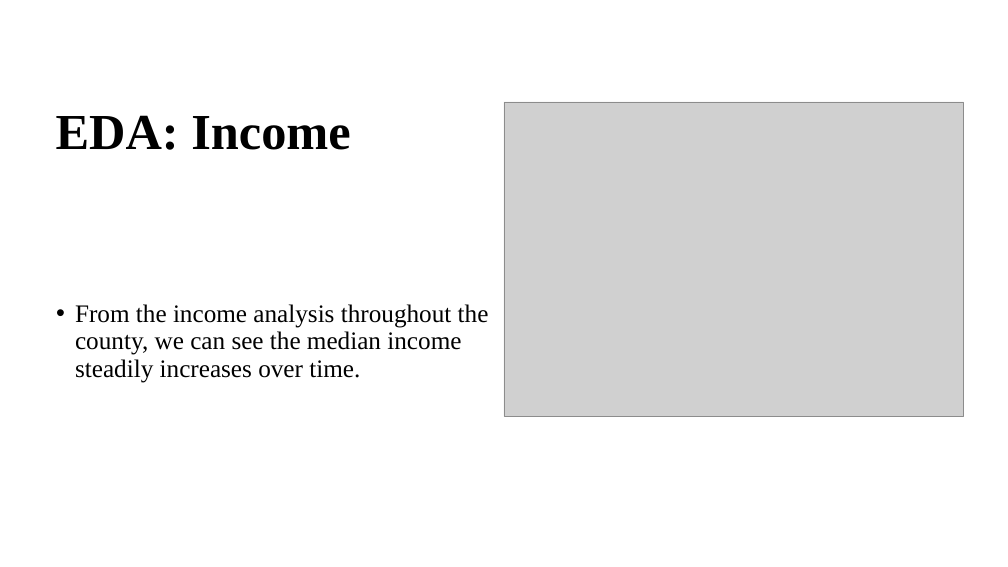
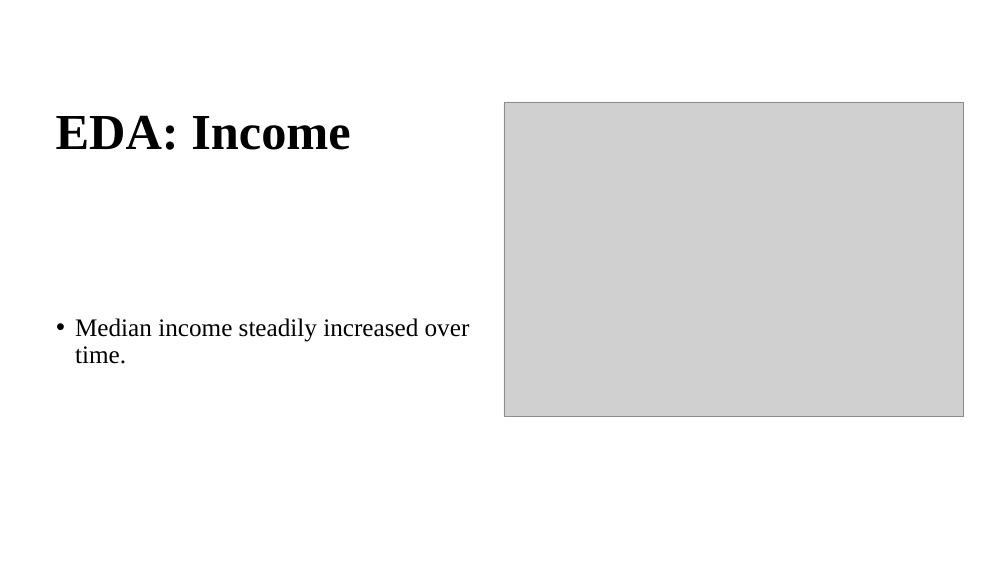
Before and after one commit to mirahmed07/DS_Masters_SPU, a slide deck: slide 9 of DS_670/Documents/DS_670_project_Mir_Madhrui_Kaushik_Leonsteen.pptx. Drawn at 1008x567 pixels with LibreOffice and Linux fonts; fonts in the diff are those of the drawing; grey boxes stand for pictures. Boxes give left, top, right and bottom in pixels: in the first picture for what was removed or moved away, otherwise in the second. Text is boxed around its words. In the diff, an @@ line names an element or a change of style, - is before the commit and + after.

```diff
--- a/DS_670/Documents/DS_670_project_Mir_Madhrui_Kaushik_Leonsteen.pptx
+++ b/DS_670/Documents/DS_670_project_Mir_Madhrui_Kaushik_Leonsteen.pptx
@@ text at [75, 318, 470, 364]: text changed @@
-• From the income analysis throughout the county, we can see the median income steadily increases over time.
+• Median income steadily increased over time.
```
Also in this commit, not shown: 6 other slides changed, 1 slide added.
